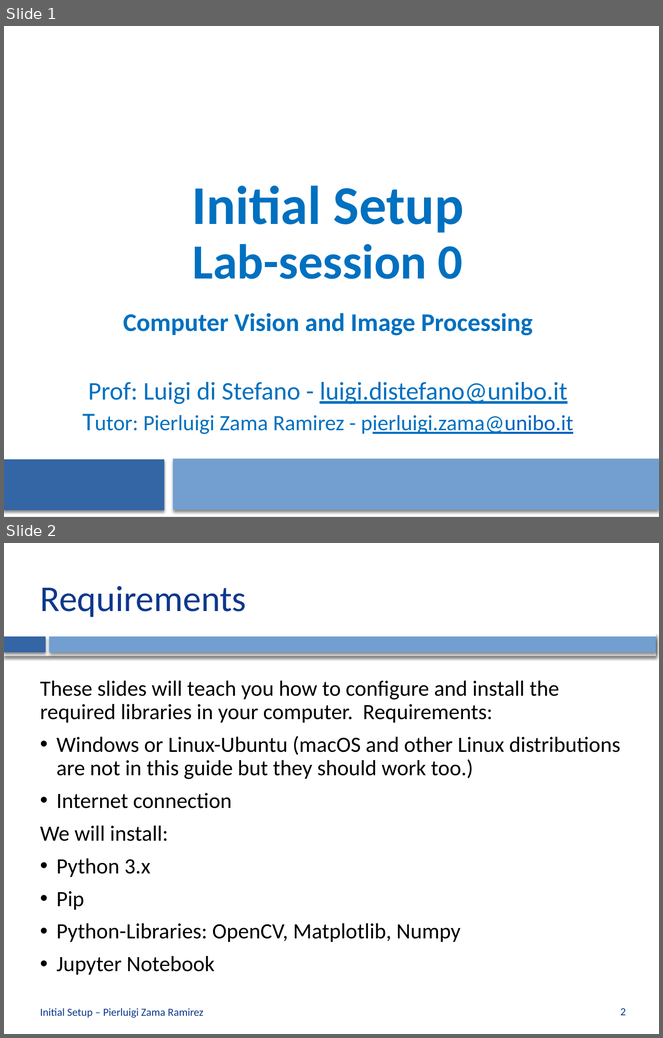
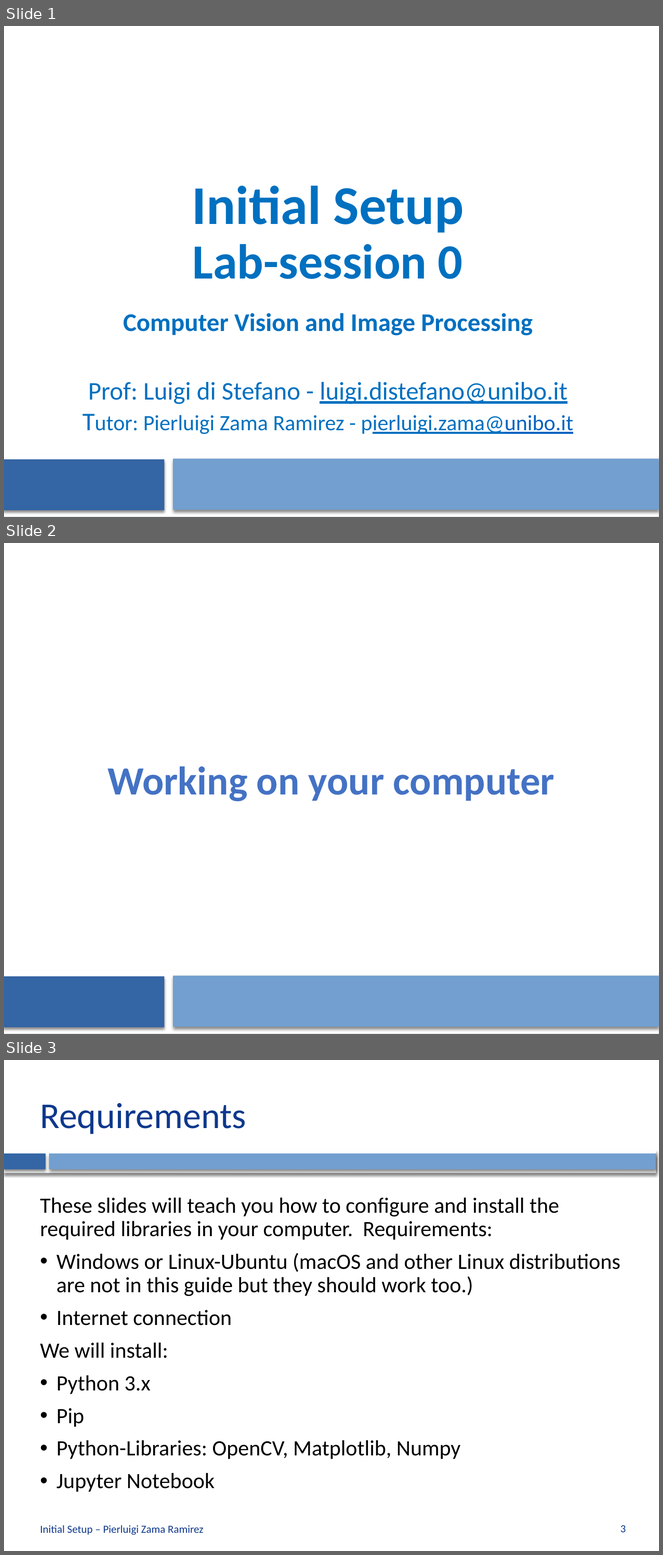
Before and after one commit to CVLAB-Unibo/ComputerVisionImageProcessing-LabSessions, a slide deck: LabSession0 - Initial Setup.pptx. Shown one above the other, each under a label of ours: slides 1 and 2 before the commit, slides 1, 2 and 3 after it. The pictures are 663x1038 and 663x1555 pixels, drawn with LibreOffice and Linux fonts; fonts in the diff are those of the drawing; background and template pictures are left out. Boxes give left, top, right and bottom in pixels: in the first picture for what was removed or moved away, otherwise in the second. Text is boxed around its words. In the diff, an @@ line names an element or a change of style, - is before the commit and + after.

```diff
--- a/LabSession0 - Initial Setup.pptx
+++ b/LabSession0 - Initial Setup.pptx
@@ slide 2 added at [4, 543, 659, 1034], background #FFFFFF; not listed: 3 template elements that a slide beside it also shows @@
@@ title added at [107, 767, 555, 801], 44 pt, text #4472C4, bold @@
+Working on your computer
@@ what was slide 2 is now slide 3 @@
@@ page number at [621, 1525, 626, 1533]: text changed @@
-2
+3
```
Also in this commit, not shown: 2 slides changed, 3 other slides added, 1 other file.
